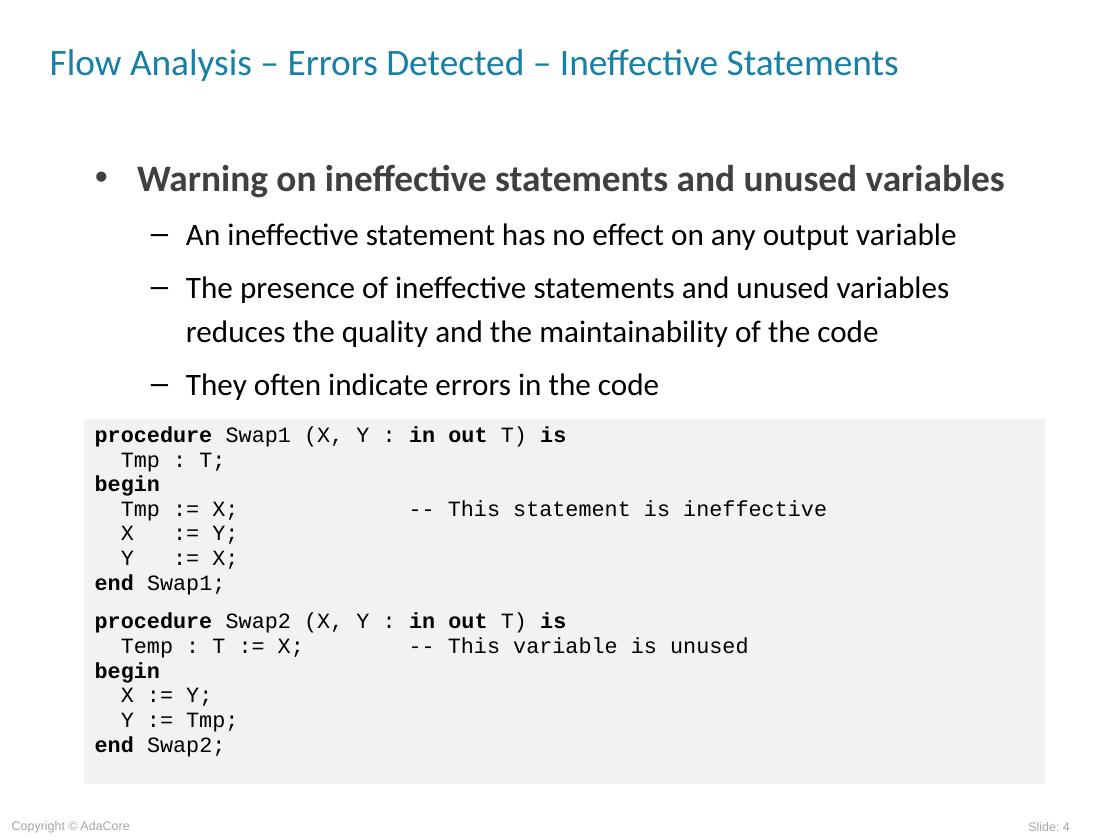
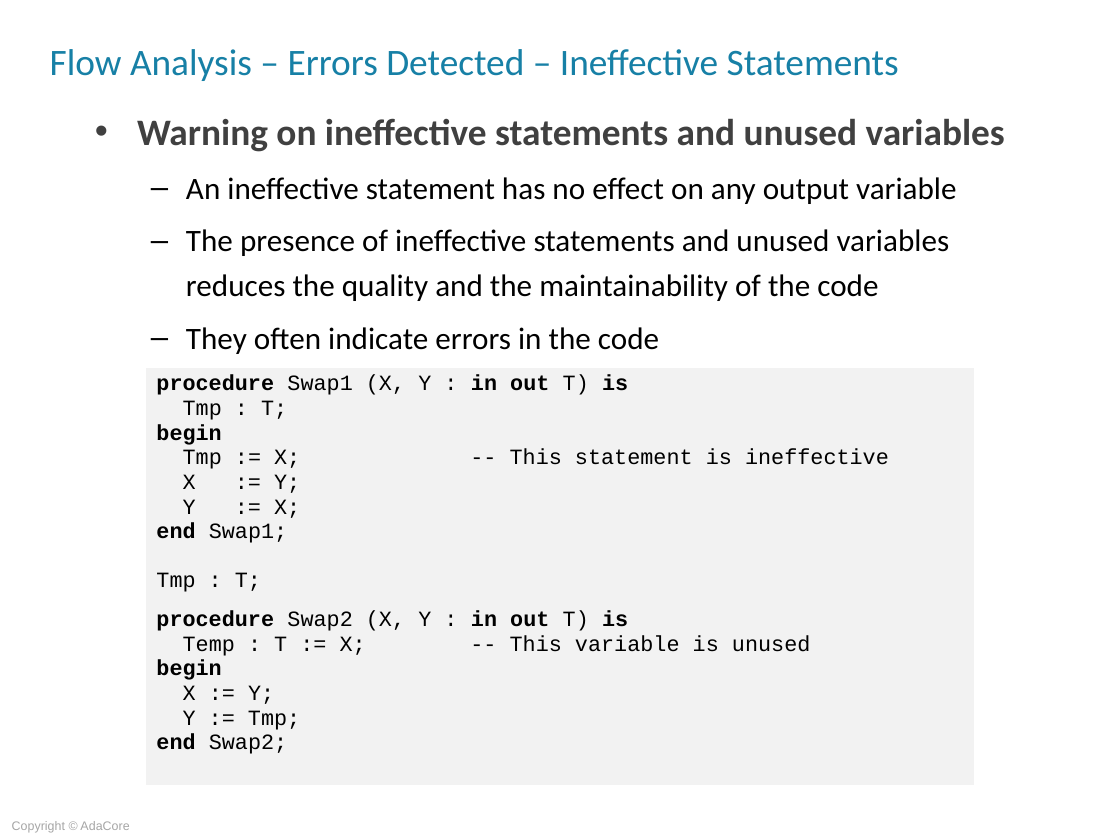
Before and after one commit to AdaCoreU/Courses, a slide deck: slide 4 of lectures/06_SPARK_2014/02_Flow_Analysis/Slides/02_Flow_Analysis.ppt. Drawn at 1120x840 pixels with LibreOffice and Linux fonts; fonts in the diff are those of the drawing; background and template pictures are left out. Boxes give left, top, right and bottom in pixels: in the first picture for what was removed or moved away, otherwise in the second. Text is boxed around its words. In the diff, an @@ line names an element or a change of style, - is before the commit and + after.

Commit message:
Initial commit of SPARK 02_Flow_Analysis (quiz is complete but no audio yet)

```diff
--- a/lectures/06_SPARK_2014/02_Flow_Analysis/Slides/02_Flow_Analysis.ppt
+++ b/lectures/06_SPARK_2014/02_Flow_Analysis/Slides/02_Flow_Analysis.ppt
@@ text "Warning on ineffective statements and ...": place and size @@
-text "Warning on ineffective statements and ..." at (137,164,1005,400)
+text "Warning on ineffective statements and ..." at (137,118,1005,354)
@@ table at (146,367,976,786) @@
-row 1, column 1: procedure Swap1 (X, Y : in out T) is / Tmp : T; / begin / Tmp := X; -- This statement is ineffective / X := Y; / Y := X; / end Swap1; / procedure Swap2 (X, Y : in out T) is / Temp : T := X; -- This variable is unused / begin / X := Y; / Y := Tmp; / end Swap2;
+row 1, column 1: procedure Swap1 (X, Y : in out T) is / Tmp : T; / begin / Tmp := X; -- This statement is ineffective / X := Y; / Y := X; / end Swap1; / Tmp : T; / procedure Swap2 (X, Y : in out T) is / Temp : T := X; -- This variable is unused / begin / X := Y; / Y := Tmp; / end Swap2;
@@ table: place and size @@
-table at (83,419,1045,785)
+table at (146,367,976,786)
@@ page number removed at (1028,822,1070,831) @@
-Slide: 4
```
Also in this commit, not shown: 33 other slides changed, 2 slides added, 2 slides removed, 1 other file.
